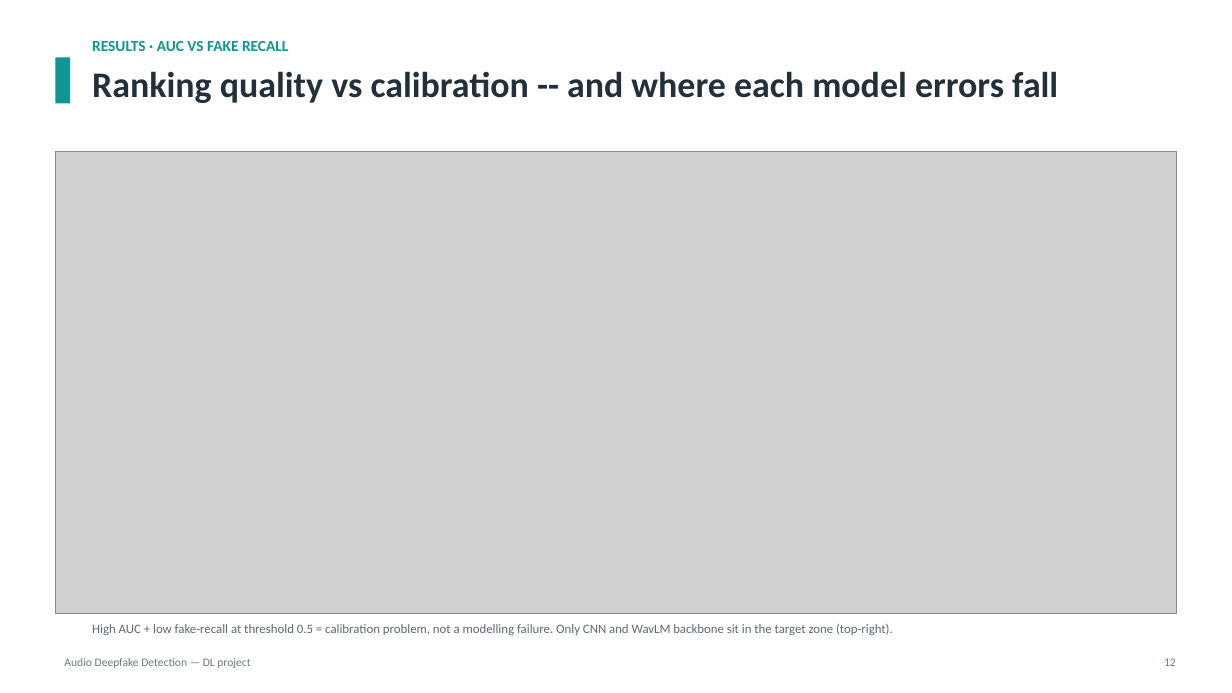
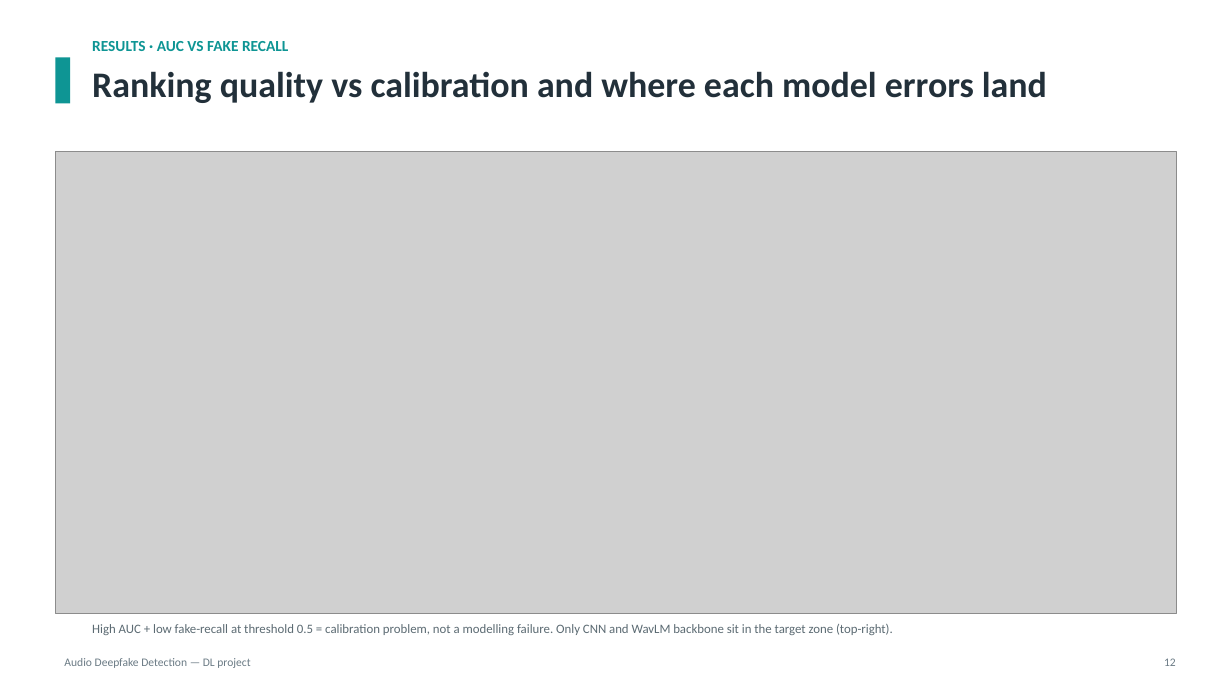
Before and after one commit to KonstaninosKaimakis/audio-deepfake-detection-DL, a slide deck: slide 14 of presentation.pptx (slide 12 before the commit). Drawn at 1232x693 pixels with LibreOffice and Linux fonts; fonts in the diff are those of the drawing; grey boxes stand for pictures. Boxes give left, top, right and bottom in pixels: in the first picture for what was removed or moved away, otherwise in the second. Text is boxed around its words. In the diff, an @@ line names an element or a change of style, - is before the commit and + after.

```diff
--- a/presentation.pptx
+++ b/presentation.pptx
@@ text at [92, 71, 1047, 103]: text changed @@
-Ranking quality vs calibration -- and where each model errors fall
+Ranking quality vs calibration and where each model errors land
```
Also in this commit, not shown: 6 other slides changed, 2 slides added, 1 slide removed.
